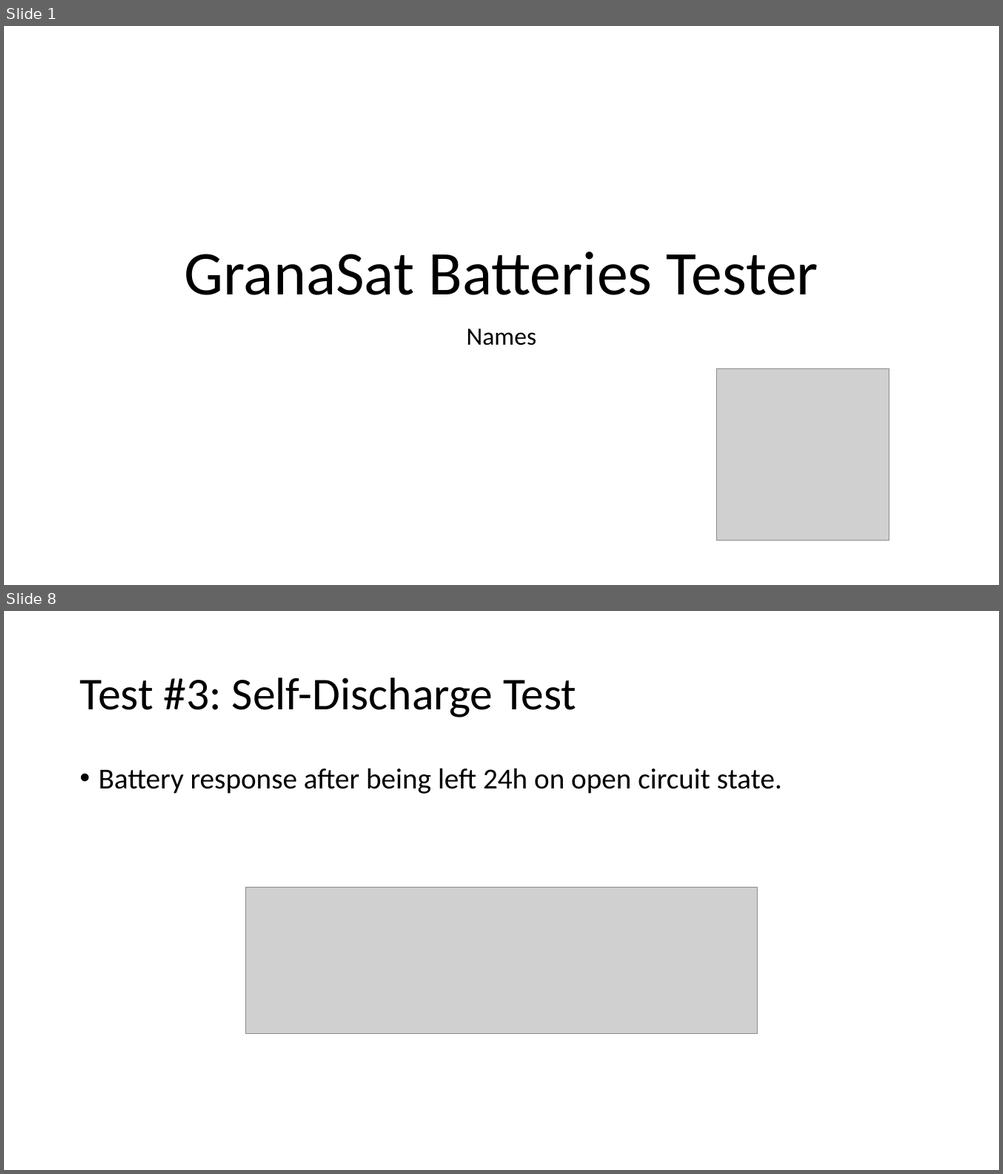
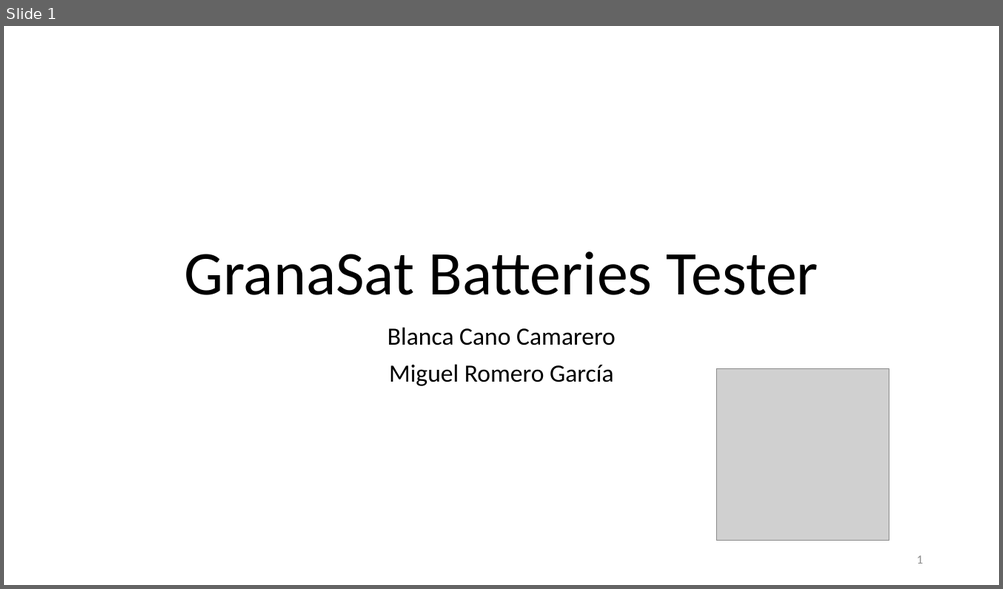
Before and after one commit to BlancaCC/granaSat_batteries, a slide deck: presentacion1/GranaSat Batteries Tester.pptx. Shown one above the other, each under a label of ours: slides 1 and 8 before the commit, slide 1 after it; the slides between them are not shown. The pictures are 1003x1174 and 1003x589 pixels, drawn with LibreOffice and Linux fonts; fonts in the diff are those of the drawing; grey boxes stand for pictures. Boxes give left, top, right and bottom in pixels: in the first picture for what was removed or moved away, otherwise in the second. Text is boxed around its words. In the diff, an @@ line names an element or a change of style, - is before the commit and + after.

```diff
--- a/presentacion1/GranaSat Batteries Tester.pptx
+++ b/presentacion1/GranaSat Batteries Tester.pptx
@@ slide 8 removed at (4, 611, 999, 1170), background #FFFFFF @@
@@ title removed at (79, 678, 576, 718) @@
-Test #3: Self-Discharge Test
@@ text removed at (99, 768, 782, 794) @@
-• Battery response after being left 24h on open circuit state.
@@ picture removed at (246, 887, 757, 1034) @@
@@ slide 1 changed as well @@
@@ subtitle at (387, 327, 615, 386): text changed @@
-Names
+Blanca Cano Camarero
+Miguel Romero García
@@ page number added at (916, 556, 922, 564), 12 pt, text #8C8C8C @@
+1
```
Also in this commit, not shown: 2 other slides changed, 6 slides added, 12 other slides removed, 2 other files.
